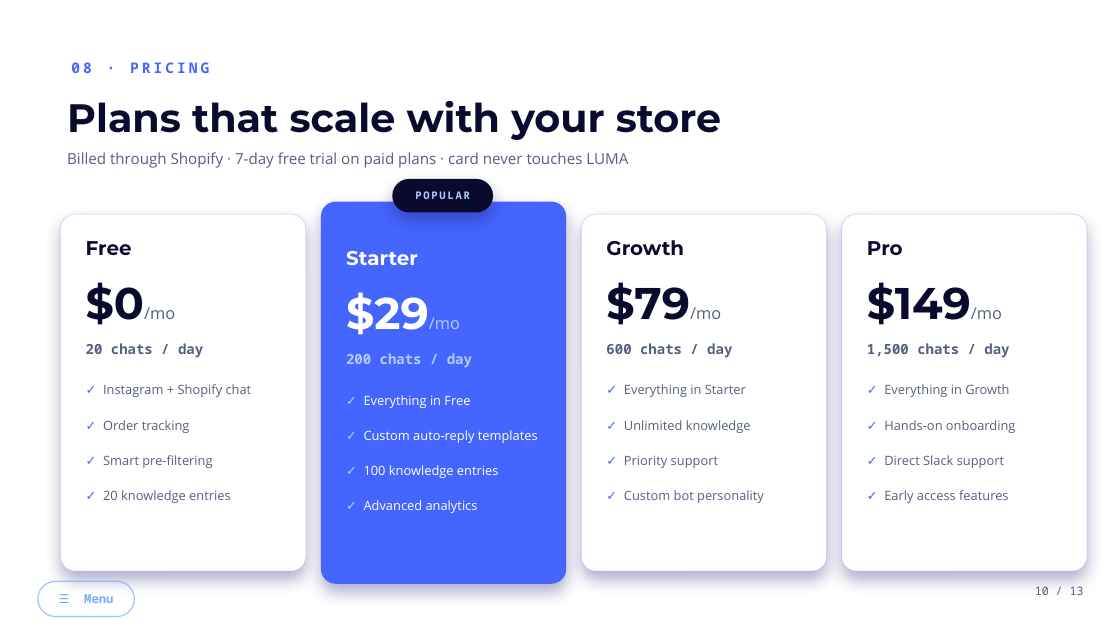
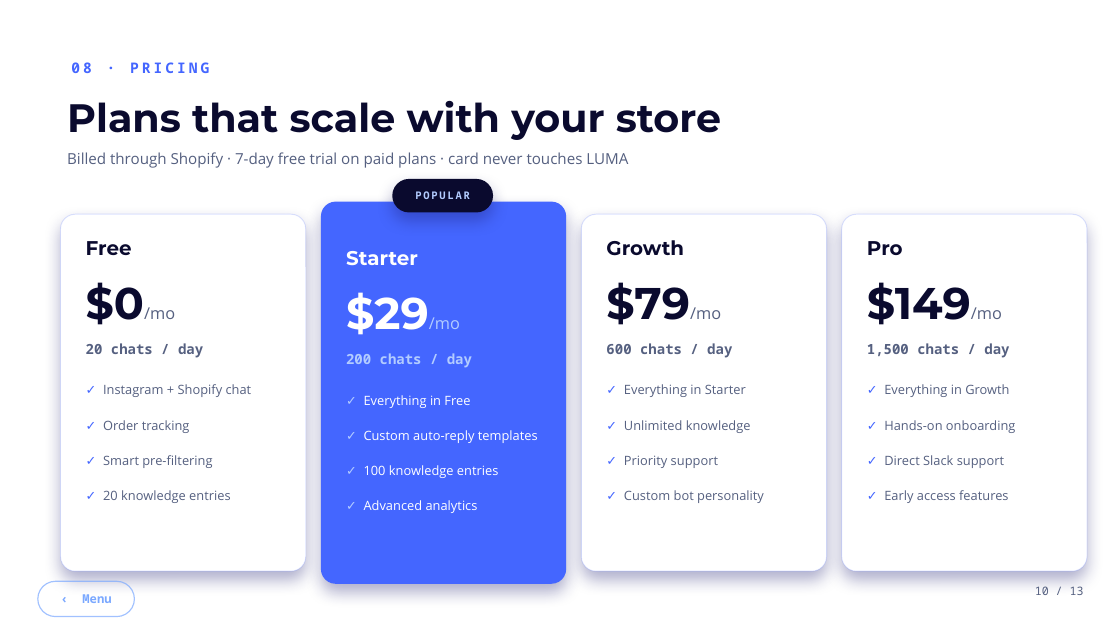
Before and after one commit to tonyhani01/luma-landing, a slide deck: slide 10 of proposal/LUMA_Business_Proposal.pptx. Drawn at 1120x630 pixels with LibreOffice and Linux fonts; fonts in the diff are those of the drawing; background and template pictures are left out. Boxes give left, top, right and bottom in pixels: in the first picture for what was removed or moved away, otherwise in the second. Text is boxed around its words. In the diff, an @@ line names an element or a change of style, - is before the commit and + after.

```diff
--- a/proposal/LUMA_Business_Proposal.pptx
+++ b/proposal/LUMA_Business_Proposal.pptx
@@ text in rounded rectangle at <box>82,594,111,603</box>: text changed @@
-☰ Menu
+‹ Menu
```
Also in this commit, not shown: 7 other slides changed, 2 slides added, 2 slides removed, 6 other files.
